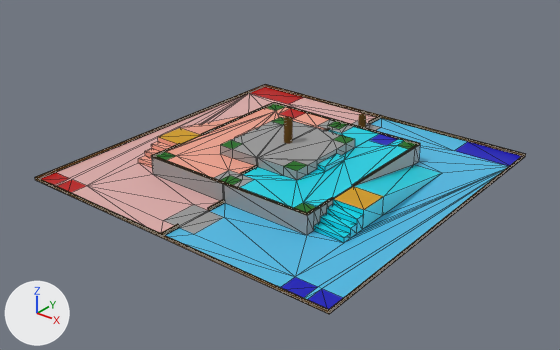
One commit to the glTF model src/robocon2027_description/meshes/visual/robocon2027.glb: the scene before it, then after it.
Rendered twice from a 50 mm camera at (13.72, -17.55, 10.54) aimed at (0.12, -0.56, 0.0). Lighting does not change. The marker at lower left points along +X, +Y and +Z. The older version comes first. Mesh edges are drawn as thin lines on the coarser meshes. Vertices at exactly the same position are counted once.
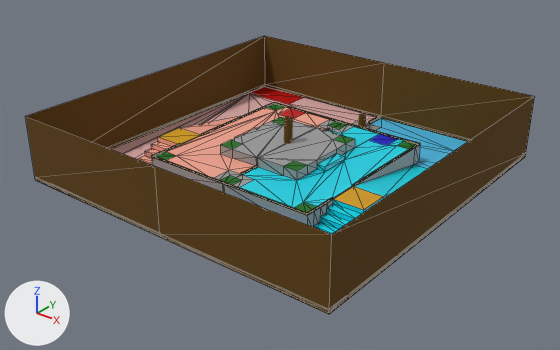
Commit message: Update Robocon 2027 Gazebo simulation

Changed parts and their boxes [x1, y1, x2, y2] in the pictures (560 x 350 px):
'Plane', reshaped (21% taller)
    before: [35, 84, 526, 314]
    after: [25, 36, 534, 314]
part 1 of me_plane, added (brown)
    after: [25, 36, 534, 311]

Patch to the scene script:
```diff
--- a/src/robocon2027_description/meshes/visual/robocon2027.glb.py
+++ b/src/robocon2027_description/meshes/visual/robocon2027.glb.py
@@ me_plane @@
 # used by ob_plane; location = (0.0, 0.0, 0.0)
-me_plane.from_pydata(...)  # 392 vertices, 802 faces; spans x -5.53..5.53, y -5.53..5.53, z 0.0..0.9
+me_plane.from_pydata(...)  # 398 vertices, 814 faces; spans x -5.53..5.53, y -5.53..5.53, z 0.0..2.1
+# me_plane part 1
+# 6 new vertices lie (0.0, 0.0, 2.0) away from vertices in x -5.53..5.53, y -5.53..5.53, z 0.1
+# 12 new faces join them, mat_material_007 (brown #5f3f00)
 me_plane.materials.append(mat_material_007)
```
